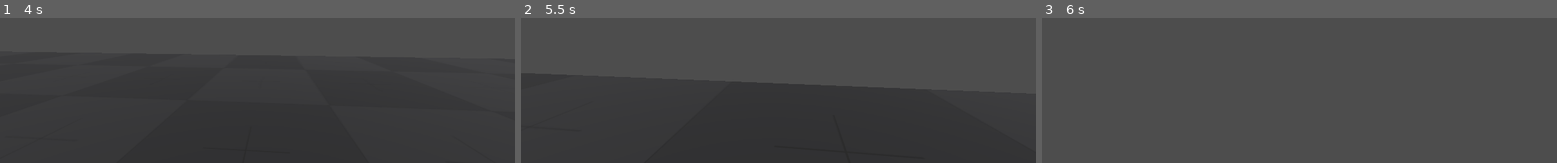
Above: before the commit, frames 1-3 (left to right).
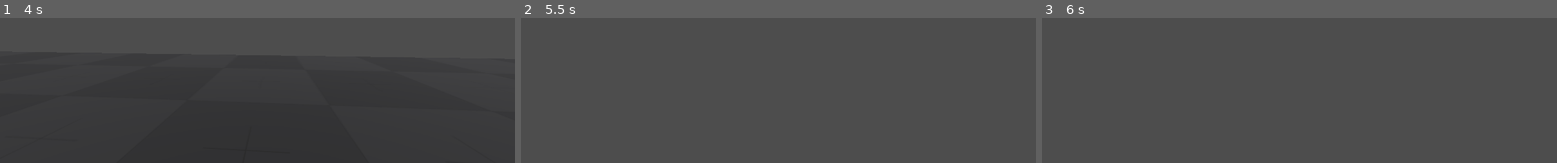
Above: after the commit, the same moments.

Repository: johnwdodge/pacmanninja
Game: Godot game, scene res://scenes/levels/test_level.tscn
Same seed, same stepped clock (60 frames per second), same inputs: the game is played once before the commit and once after it.
Inputs (mouse positions are in pixels of both pictures, inside the frame that each line leads up to):
- Up to frame 1 (4 s): tap Enter at 0.5, 2, 3.5 s; move the mouse to (252, 23) at 0.52 s; hold Ctrl (crouch) 0.53-1.28 s; hold W (move_forward) 0.53-2.78 s; tap Space (jump) at 0.77, 1.25, 1.52, 2.75, 3.02, 3.77 s; move the mouse to (293, 22) at 1.27 s; tap Ctrl (crouch) at 1.35, 2.3, 2.85 s; move the mouse to (outside the picture) at 2.02 s; hold Shift (sprint) 2.03-2.78 s; move the mouse to (262, 19) at 2.77 s; hold A (move_left) 2.78-3.53 s; move the mouse to (outside the picture) at 3.52 s; hold W (move_forward) from 3.53 s (still down); hold Ctrl (crouch) from 3.53 s (still down)
- Up to frame 2 (5.5 s): keep holding W (move_forward); move the mouse to (outside the picture) at 4.27 s; release Ctrl (crouch) at 4.28 s; tap Shift (sprint) at 4.35 s; tap Space (jump) at 4.52 s; tap Ctrl (crouch) at 4.55 s; move the mouse to (752, 19) at 5.02 s; hold Ctrl (crouch) from 5.03 s (still down)
- Up to frame 3 (6 s): move the mouse to (outside the picture) at 5.77 s; release W (move_forward) at 5.78 s; release Ctrl (crouch) at 5.78 s; hold D (move_right) from 5.78 s (still down); tap Ctrl (crouch) at 5.85 s

Frame 1 is identical in both runs. In frame 2, 27% of the frame differs, in the area x 0-100%, y 43-100%; in frame 3, nothing differs.

Commit message:
changed meter function

Diff:
--- a/charcontrol.gd
+++ b/charcontrol.gd
@@ -19,10 +19,10 @@
 const HEAD_CROUCH_HEIGHT: float = 1.0
 const WALL_JUMP_AWAY_FORCE: float = 5.0
 const POWER_DURATION: float = 10.0
-const METER_REFILL: int = 1
-const SLIDE_DRAIN: int = 20
-const METER_SEGMENT: int = 200
-const METER_SIZE: int = 800
+const METER_REFILL: float = 1.5
+const SLIDE_DRAIN: float = 5
+const METER_SEGMENT: float = 200
+const METER_SIZE: float = 800
 const SLAM_UP: float = 0.1
 const SLAM_SPEED: float = 40.0
 
@@ -311,7 +311,11 @@
 		if event.is_action_pressed("crouch"):
 			if is_on_floor():
 				if _direction:
-					change_state(State.slide)
+					if _current_meter > METER_SEGMENT:
+						change_state(State.slide)
+					else:
+						pass
+						#put in screen shake logic
 		if event.is_action_pressed("sprint"):
 			if state not in [State.wall, State.slide, State.dash]:
 				if _direction:
